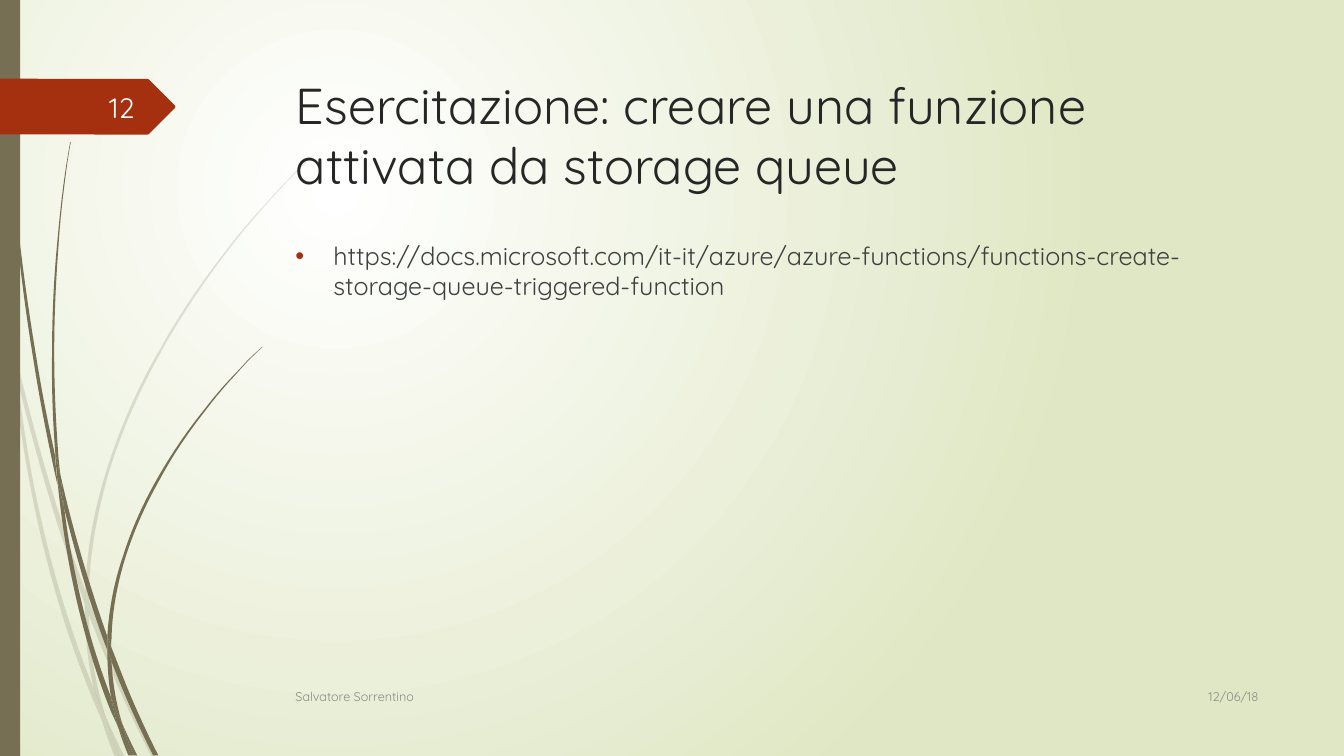
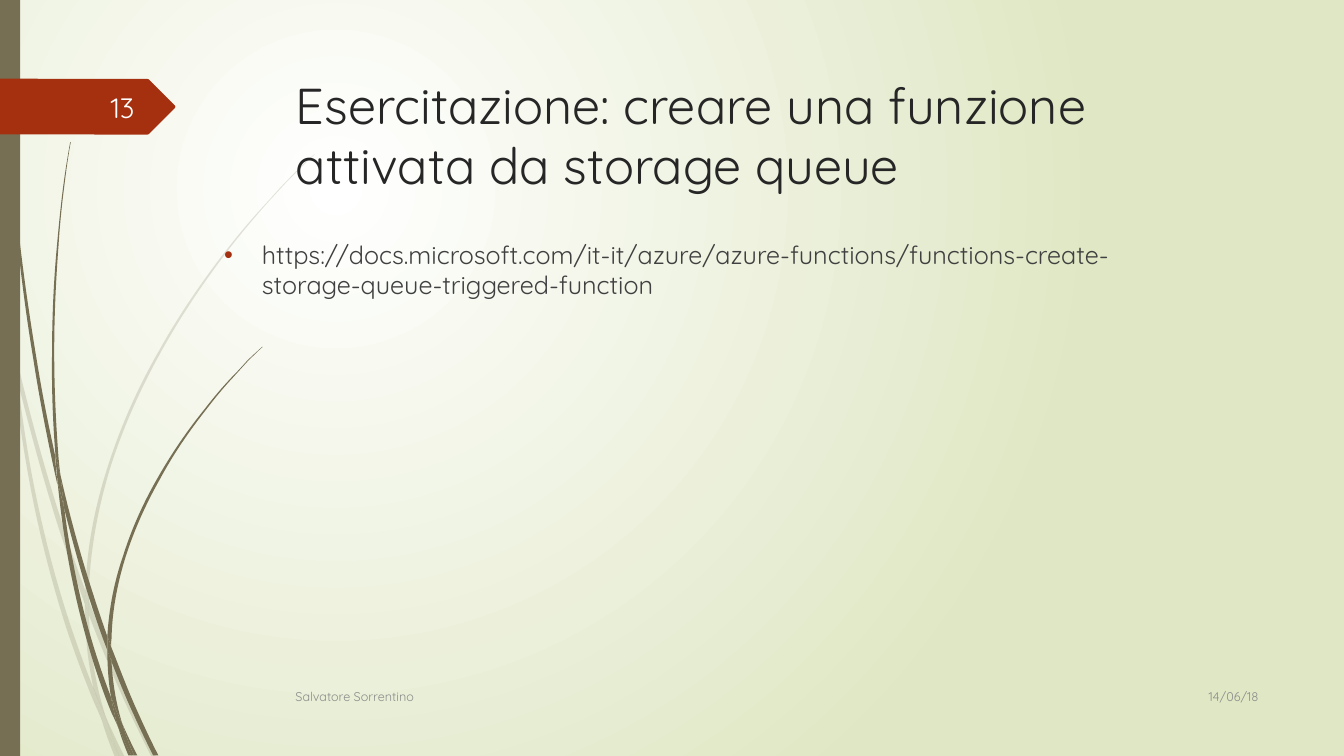
Before and after one commit to orlandograziani/corsoRomaWeek3, a slide deck: slide 13 of slides/05 Azure Functions.pptx (slide 12 before the commit). Drawn at 1344x756 pixels with LibreOffice and Linux fonts; fonts in the diff are those of the drawing. Boxes give left, top, right and bottom in pixels: in the first picture for what was removed or moved away, otherwise in the second. Text is boxed around its words. In the diff, an @@ line names an element or a change of style, - is before the commit and + after.

```diff
--- a/slides/05 Azure Functions.pptx
+++ b/slides/05 Azure Functions.pptx
@@ page number at (x1=111, y1=98, x2=135, y2=119): text changed @@
-12
+13
@@ text "https://docs.microsoft.com/it-it/azure/azure-functions/funct ..." moved from (x1=333, y1=245, x2=1180, y2=300) to (x1=262, y1=244, x2=1109, y2=299) @@
@@ text at (x1=1209, y1=691, x2=1259, y2=702): text changed @@
-12/06/18
+14/06/18
```
Also in this commit, not shown: 13 other slides changed, 1 slide added, 5 other files.
